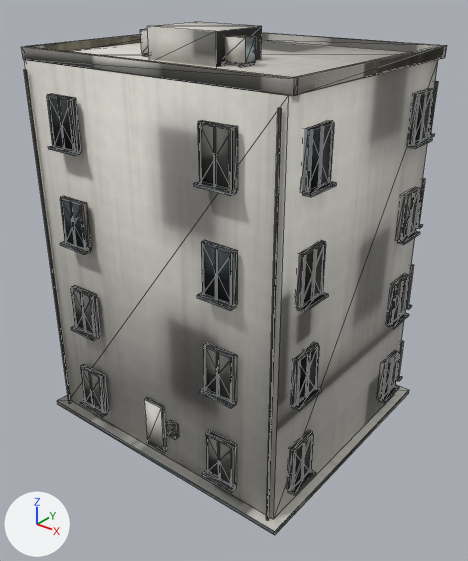
What one commit did to the OBJ model App/assets/lod/buildings/commercial/public_008.lod1.obj.
The view is the same before and after, from a 50 mm camera at (12.78, -16.06, 14.98) aimed at (0.34, -0.51, 5.34). Lighting does not change. The marker at lower left points along +X, +Y and +Z. The first picture is the older version. Mesh edges are drawn as thin lines. Where no turn or scale is listed for an object, it has been applied to the vertices.

The first picture shows 'public_008'.
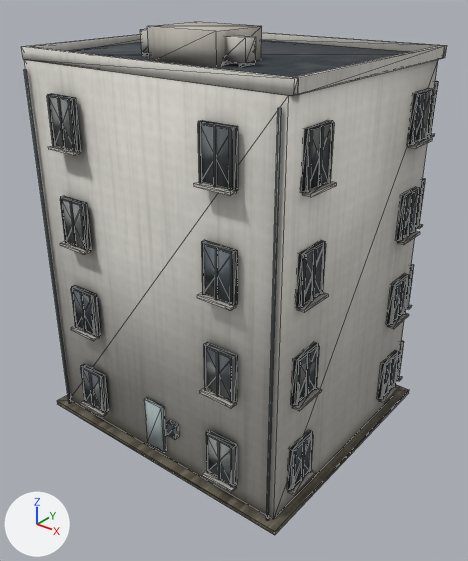
Pixel boxes [x1, y1, x2, y2] of what changed, in the pictures (468 x 561 px; the box of a moved part takes in the faces that stretch with it):
part 1 of me_public_008, moved or reshaped
    both: [22, 32, 446, 307]
part 2 of me_public_008, surface changed
    both: [24, 22, 438, 535]

The change, as a diff of the scene's bpy script:
```diff
--- a/App/assets/lod/buildings/commercial/public_008.lod1.obj.py
+++ b/App/assets/lod/buildings/commercial/public_008.lod1.obj.py
@@ me_public_008 @@
 # used by ob_public_008; location = (0.0, 0.0, 0.0)
-me_public_008.from_pydata(...)  # 2057 vertices, 2786 faces; spans x -5.05..5.05, y -4.58..4.74, z 0.0..13.46
+me_public_008.from_pydata(...)  # 2107 vertices, 2785 faces, 4 loose edges; spans x -5.05..5.05, y -4.58..4.74, z 0.0..13.46
+# me_public_008 part 1
+# 44 vertices are removed from x -4.93..4.93, y -4.47..4.06, z 3.94..12.82
+# 230 faces are deleted
+# 4 vertices move within x -4.69..4.85, y -3.94..3.94, z 12.47..12.82
+# 61 vertices are added at x -4.92..4.92, y -4.42..4.06, z 3.94..12.82
+# 8 new vertices lie (0.0, 0.0, -1.47) away from vertices in x -4.87..4.92, y -4.47..3.4, z 8.51..11.61
+# 10 new vertices lie (0.0, 0.05, 0.0) away from vertices in x -3.4..3.4, y -4.47, z 10.14..11.61
+# 5 new vertices lie (0.0, 0.0, -0.36) away from vertices in x -4.85..4.85, y -3.94..3.94, z 12.82
+# 6 new vertices lie (0.0, 0.04, 0.0) away from vertices in x -4.92..4.92, y -2.45..3.36, z 7.04..11.61
+# 4 loose edges are added
+# 221 new faces join them
+# me_public_008 part 2: 2552 kept faces spanning x -5.05..5.05, y -4.58..4.74, z 0.0..13.46 get new texture (UV) coordinates
+# other edits to the shape of me_public_008 do not show in these pictures
 me_public_008.materials.append(mat_public_008_baked)
```
